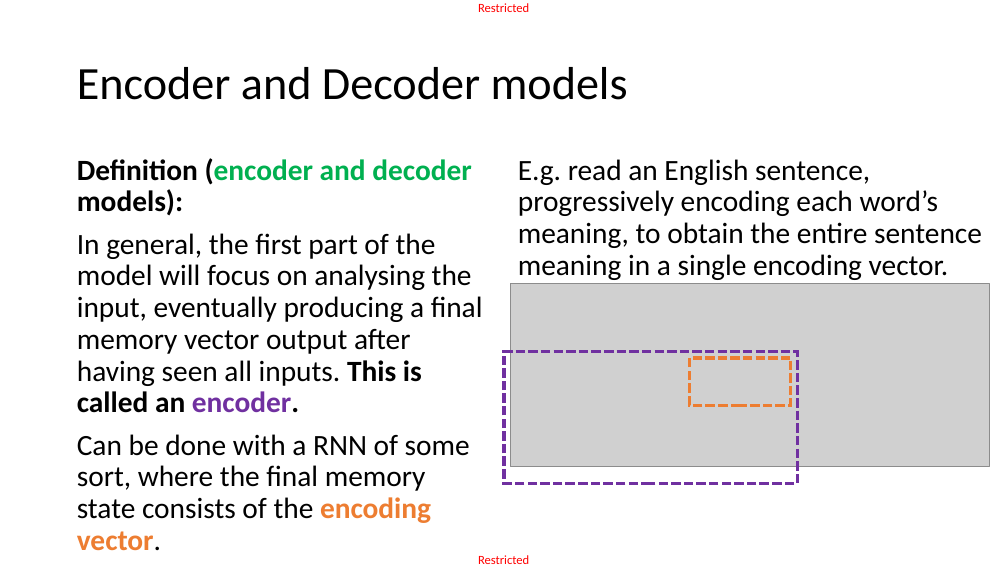
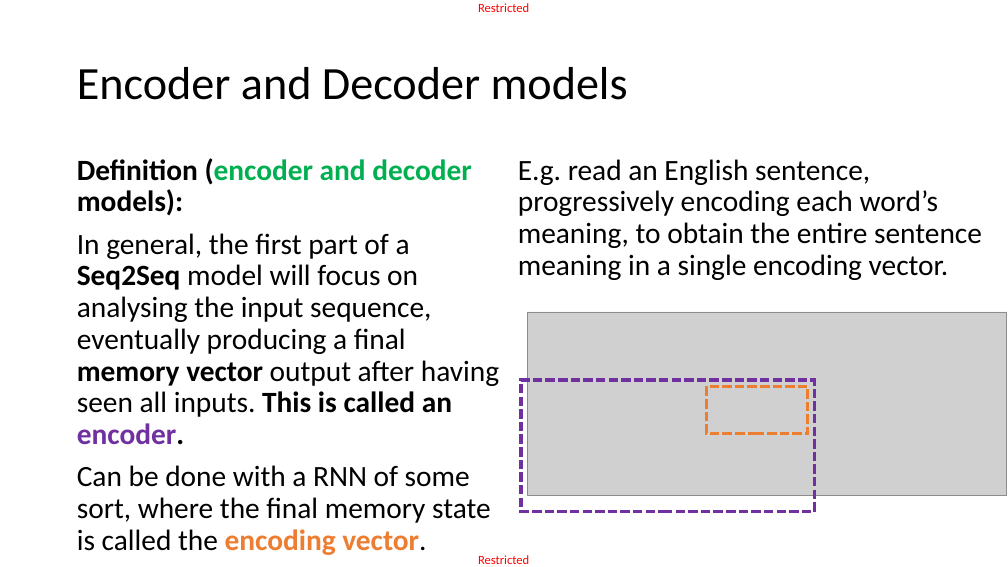
Before and after one commit to matthieudemari/SUTD_DL_50_039, a slide deck: slide 61 of W6/2. W6S2 final/W6S2.pptx (slide 58 before the commit). Drawn at 1008x567 pixels with LibreOffice and Linux fonts; fonts in the diff are those of the drawing; grey boxes stand for pictures. Boxes give left, top, right and bottom in pixels: in the first picture for what was removed or moved away, otherwise in the second. Text is boxed around its words. In the diff, an @@ line names an element or a change of style, - is before the commit and + after.

Commit message:
Updated materals for Week 6, adding visuals for memory vector and better explanations for one-to-many models and Seq2Seq models.

```diff
--- a/W6/2. W6S2 final/W6S2.pptx
+++ b/W6/2. W6S2 final/W6S2.pptx
@@ text at (77,233,499,555): text changed @@
-In general, the first part of the model will focus on analysing the input, eventually producing a final memory vector output after having seen all inputs. This is called an encoder.
-Can be done with a RNN of some sort, where the final memory state consists of the encoding vector.
+In general, the first part of a Seq2Seq model will focus on analysing the input sequence, eventually producing a final memory vector output after having seen all inputs. This is called an encoder.
+Can be done with a RNN of some sort, where the final memory state is called the encoding vector.
@@ picture: place and size @@
-picture at (510,284,989,467)
+picture at (528,312,1006,496)
@@ rectangle: place and size @@
-rectangle at (504,352,798,483)
+rectangle at (521,380,814,512)
@@ rectangle: place and size @@
-rectangle at (690,358,791,405)
+rectangle at (707,386,808,433)
```
Also in this commit, not shown: 22 other slides changed, 3 slides added, 9 other files.
